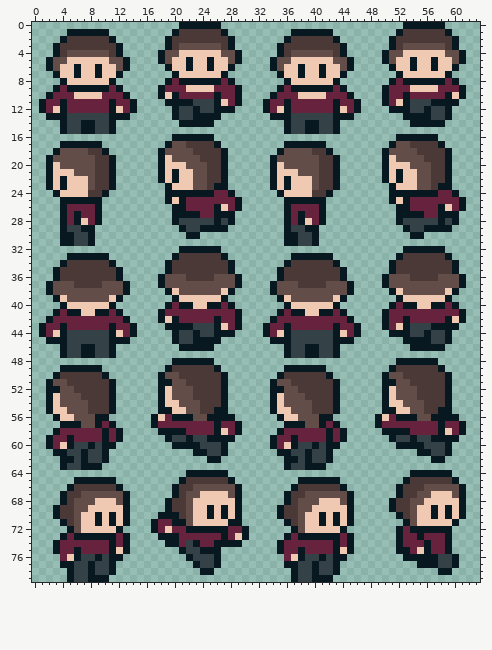
One commit to this sprite sheet: assets/sprites/player.png. The picture above was drawn from the file before the commit.
The file is 64x80 pixels. Colours within 5 levels of each other are drawn and written as one.
After the commit:
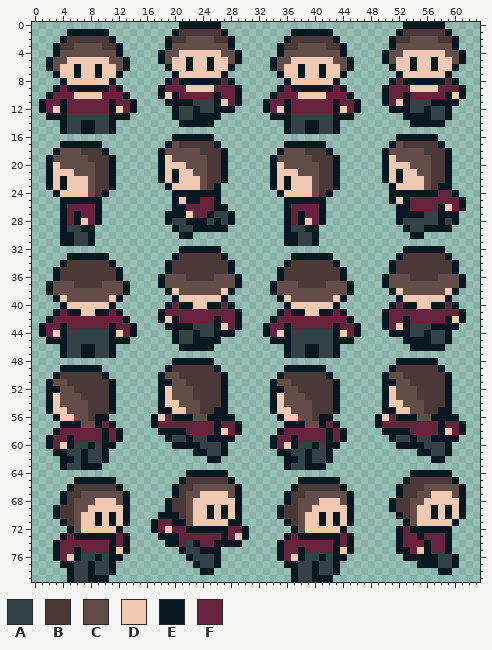
Palette (. is transparent): A #344147  B #4a3936  C #624d49  D #f0c9b2  E #071821  F #67233e
The exact change:
Colour E gives way to colour A in row 27 at x 26 to 27; in row 28 at x 20; in row 29 at x 21.
Colour F gives way to colour A in row 27 at x 56 to 57.
Colour C gives way to colour B in row 17 at x 21 and 53; in row 18 at x 7 and 39; in row 19 at x 8 and 40; in row 56 at x 8 and 40.
Colour B gives way to colour C in row 2 at x 22 to 25 and 54 to 57; in row 3 at x 6 to 9, 20, 27, 38 to 41, 52 and 59; in row 4 at x 4, 11, 36 and 43; in row 18 at x 23 and 55; in row 19 at x 24 and 56; in row 24 at x 8 and 40.
Colour C gives way to colour D in rows 22 to 23 at x 23 and 55.
Colour E gives way to colour D in row 25 at x 21; in row 27 at x 22.
The edit adds colour E in rows 27 to 28 at x 19; in row 29 at x 20; in row 30 at x 21; in row 76 at x 3 and 35.
Colour A gives way to colour E in row 28 at x 22 to 24; in row 29 at x 23.
Colour D gives way to colour E in row 25 at x 20; in row 26 at x 27.
Colour F gives way to colour E in row 24 at x 26; in row 25 at x 22 to 23 and 26; in row 27 at x 25.
Colour E gives way to colour F in row 27 at x 23.
The edit erases colour E in row 23 at x 27; in row 24 at x 19 and 28; in row 25 at x 19 and 29; in row 26 at x 29; in row 30 at x 23.
The edit erases colour F in row 24 at x 27; in row 25 at x 27 to 28; in row 26 at x 28.
